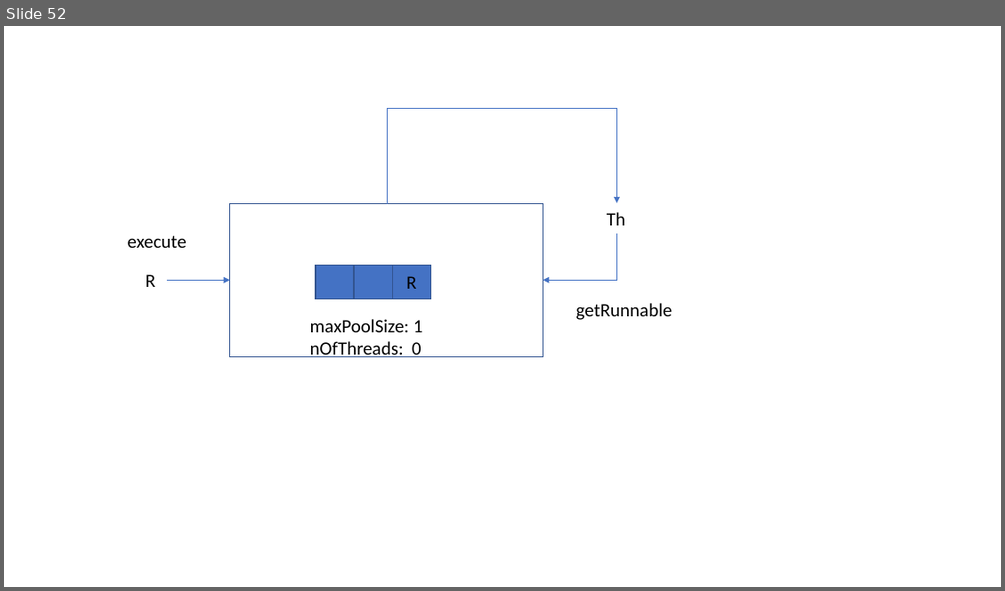
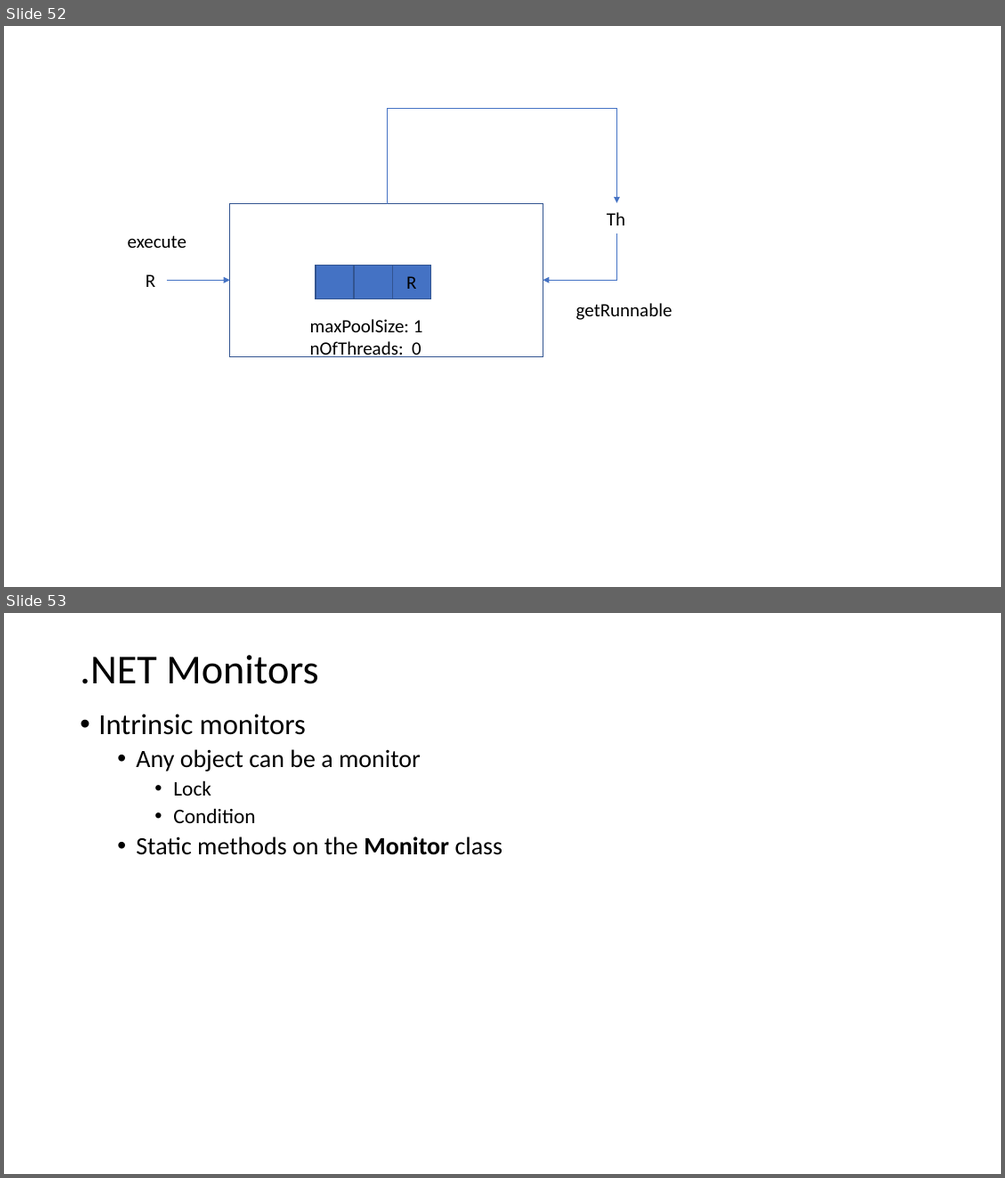
Before and after one commit to isel-leic-pc/s2021v-li51n, a slide deck: docs/threads.pptx. Shown one above the other, each under a label of ours: slide 52 before the commit, slides 52 and 53 after it. The pictures are 1005x591 and 1005x1178 pixels, drawn with LibreOffice and Linux fonts; fonts in the diff are those of the drawing. Boxes give left, top, right and bottom in pixels: in the first picture for what was removed or moved away, otherwise in the second. Text is boxed around its words. In the diff, an @@ line names an element or a change of style, - is before the commit and + after.

Commit message:
2021-04-19 class: monitors on the .NET platform

```diff
--- a/docs/threads.pptx
+++ b/docs/threads.pptx
@@ slide 53 added at (4, 613, 1001, 1174), background #FFFFFF @@
@@ title added at (80, 655, 318, 684), 39.6 pt, text #000000 @@
+.NET Monitors
@@ text added at (98, 714, 503, 855), 24 pt, text #000000 @@
+• Intrinsic monitors
+  • Any object can be a monitor
+    • Lock
+    • Condition
+  • Static methods on the Monitor class
```
Also in this commit, not shown: 2 other slides added, 7 other files.
